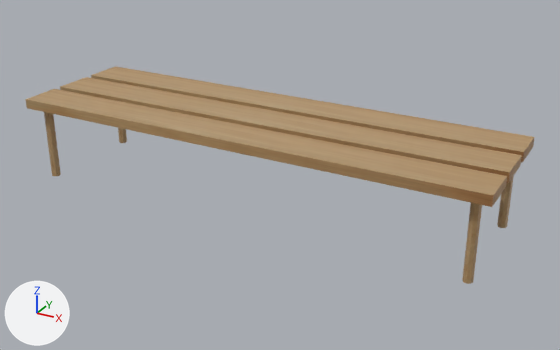
The FBX model Assets/Art/Art/Model/Level1_Scene/Bench.fbx, before and after one commit.
Both versions are drawn from a camera (50 mm lens) standing at (1739.0, -304.0, 97.0) and looking at (1593.0, -39.0, -36.0). Every picture has the same lights, and +X, +Y and +Z are marked at lower left. Where no turn or scale is listed for an object, it has been applied to the vertices.
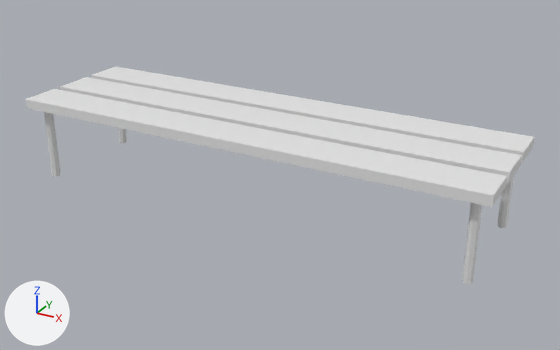
The newer file is also rescaled (x0.01) as a whole; pictures and numbers use the older file's frame.

What differs and where, as boxes (x1, y1, x2, y2) in the pictures (560 x 350 px):
```json
{"object": "Cube.008", "change": "recoloured", "before": [25, 66, 535, 284], "after": [25, 66, 535, 284], "on screen": "beige to white"}
```

Edits to the scene script, one JSON object a line:
```json
{"block": "me_cube_009", "where": "me_cube_009.from_pydata(...)  # 88 vertices, 58 faces; spans x -104.0..104.0, y -70.0..-9.0, z 2.0..39.0"}
{"op": "remove", "block": "me_cube_009", "code": "me_cube_009.materials.append(mat_material)  # picture img_texture01_png"}
```
